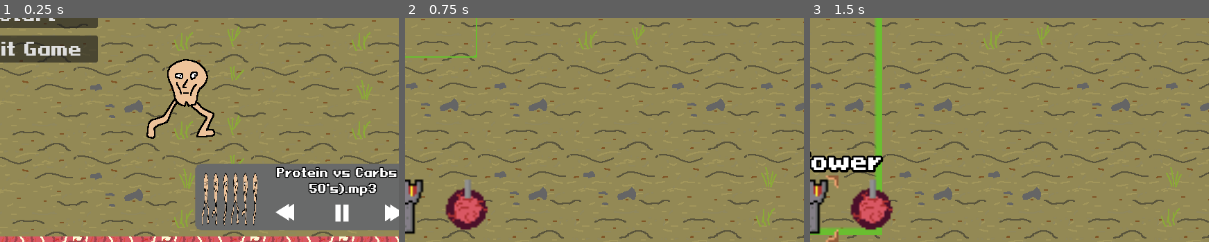
Above: before the commit, frames 1-3 (left to right).
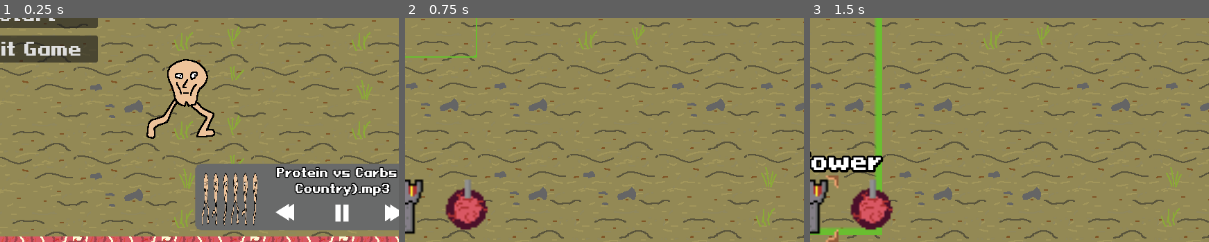
Above: after the commit, the same moments.

Repository: PhilipSBeck/Ludum-Dare-56
Game: Godot game, scene res://Levels/TitleScreen.tscn
Same seed, same stepped clock (60 frames per second), same inputs: the game is played once before the commit and once after it.
Inputs (mouse positions are % of the whole screen's width and height, from its top left):
- Up to frame 1 (0.25 s): no input
- Up to frame 2 (0.75 s): click "Start" at 0.5 s
- Up to frame 3 (1.5 s): click (46, 93) at 1.25 s
The pictures show only the part of the screen within x 46-96%, y 50-100%; the shares and areas given below are measured in that part.

The runs differ from the first frame. In frame 1, 0.9% of the frame differs, in the area x 73-98%, y 73-80%; in frame 2, nothing differs; in frame 3, nothing differs.

Commit message:
Update music_player_widget.gd

Diff:
--- a/Scripts/HUD/music_player_widget.gd
+++ b/Scripts/HUD/music_player_widget.gd
@@ -7,7 +7,8 @@
 
 # Called when the node enters the scene tree for the first time.
 func _ready() -> void:
-	currentSong = songs[0]
+	currentSongIdx = randi_range(0, songs.size()-1)
+	currentSong = songs[currentSongIdx]
 	$AudioStreamPlayer.stream = currentSong
 	$AudioStreamPlayer.play()
 	var splits = currentSong.resource_path.rsplit("/")
